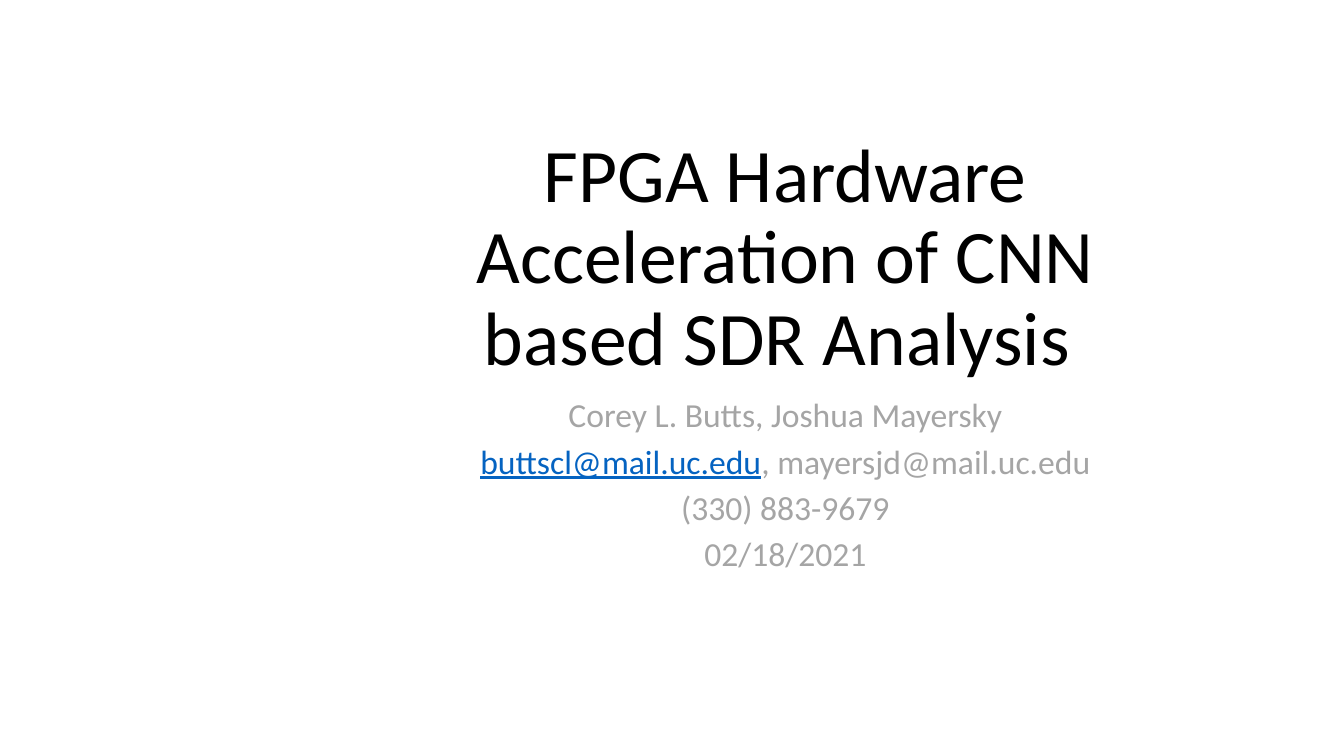
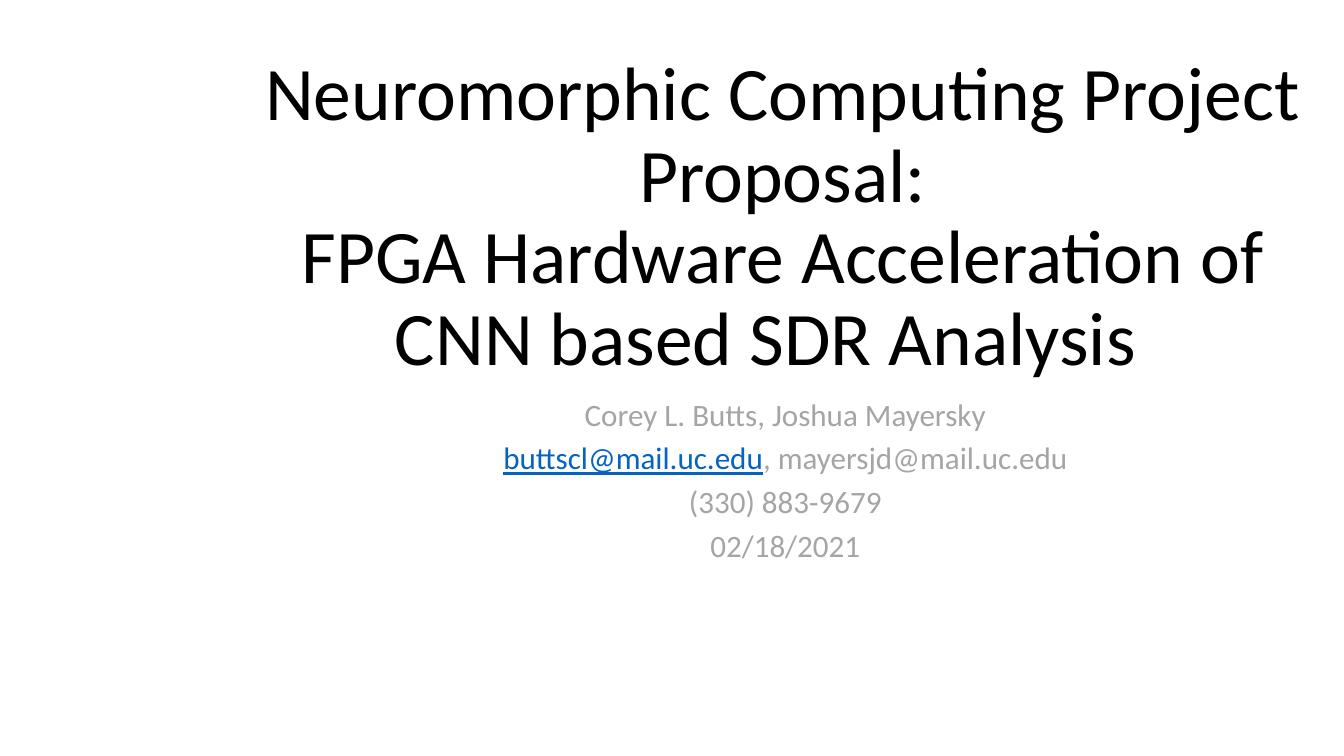
Before and after one commit to mayersjd/HardwareCNN, a slide deck: slide 1 of Presentations/ProjectPresentation_02-18.pptx. Drawn at 1344x756 pixels with LibreOffice and Linux fonts; fonts in the diff are those of the drawing; background and template pictures are left out. Boxes give left, top, right and bottom in pixels: in the first picture for what was removed or moved away, otherwise in the second. Text is boxed around its words. In the diff, an @@ line names an element or a change of style, - is before the commit and + after.

```diff
--- a/Presentations/ProjectPresentation_02-18.pptx
+++ b/Presentations/ProjectPresentation_02-18.pptx
@@ title at (265,67,1300,378): text changed @@
-FPGA Hardware Acceleration of CNN based SDR Analysis
+Neuromorphic Computing Project Proposal:
+FPGA Hardware Acceleration of CNN based SDR Analysis
@@ subtitle "Corey L. Butts, Joshua Mayersky" at (503,404,1067,558): size 24 to 22.2 pt @@
```
Also in this commit, not shown: 1 other slide changed, 11 slides added, 1 other file.
